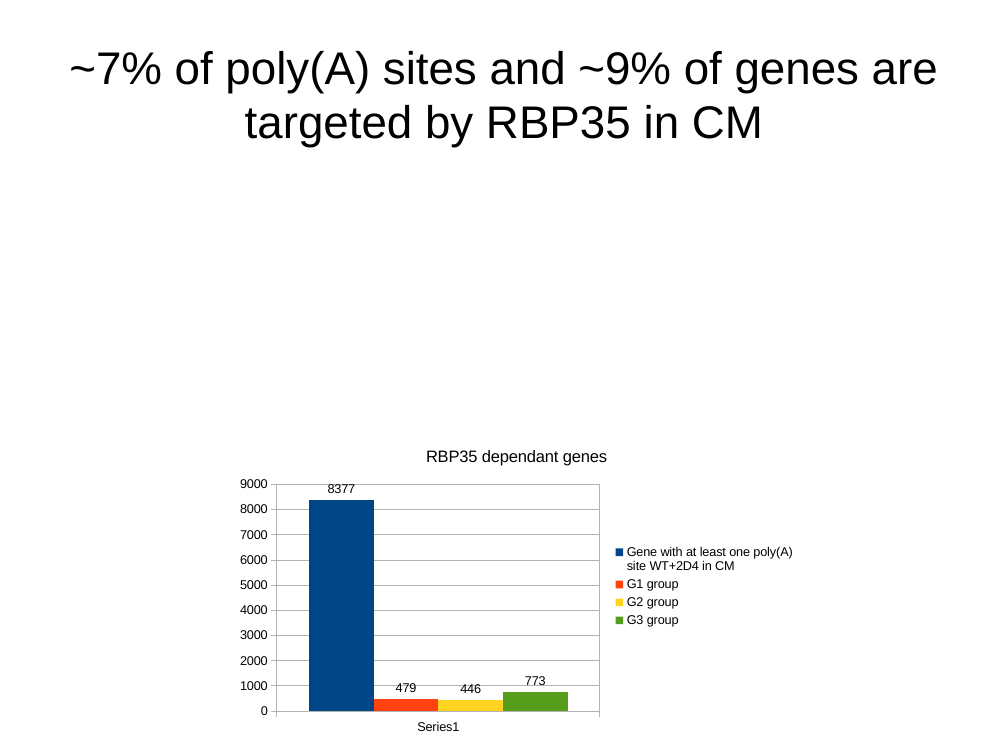
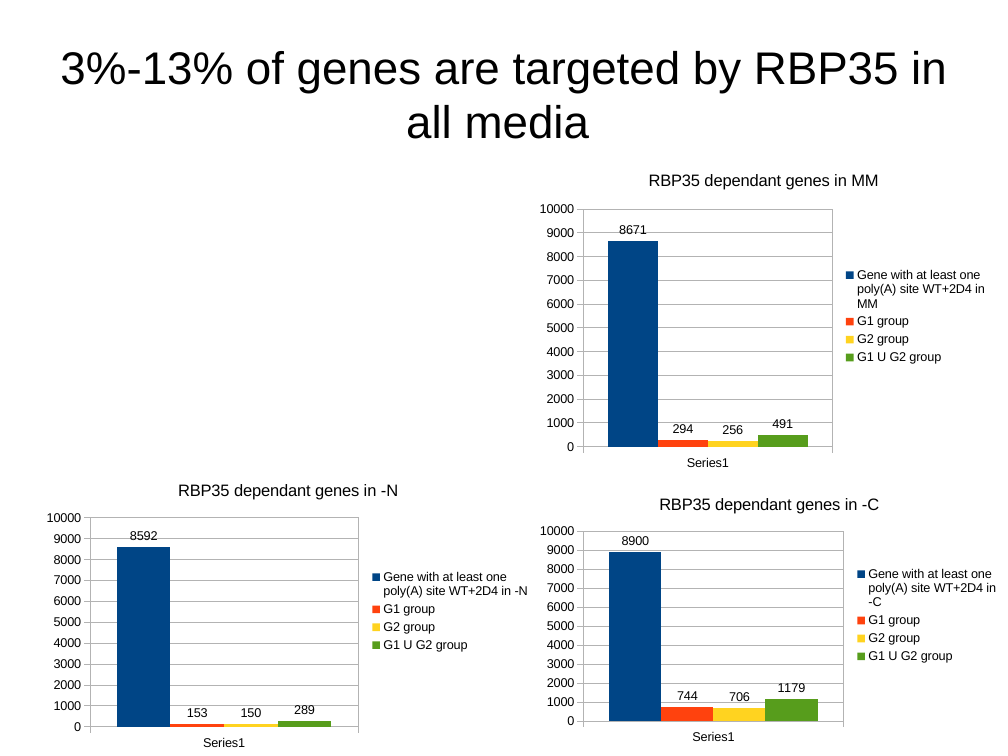
Before and after one commit to wilkinsonlab/m-oryzae-polya, a slide deck: slide 31 of doc/oryzae_presentation.odp (slide 30 before the commit). Drawn at 1008x756 pixels with LibreOffice and Linux fonts; fonts in the diff are those of the drawing. Boxes give left, top, right and bottom in pixels: in the first picture for what was removed or moved away, otherwise in the second. Text is boxed around its words. In the diff, an @@ line names an element or a change of style, - is before the commit and + after.

```diff
--- a/doc/oryzae_presentation.odp
+++ b/doc/oryzae_presentation.odp
@@ title at bbox=[60, 51, 947, 139]: text changed @@
-~7% of poly(A) sites and ~9% of genes are targeted by RBP35 in CM
+3%-13% of genes are targeted by RBP35 in all media
@@ column chart added at bbox=[531, 156, 997, 477] @@
+title "RBP35 dependant genes in MM"
+categories: 
+Gene with at least one poly(A) site WT+2D4 in MM: 8671
+G1 group: 294
+G2 group: 256
+G1 U G2 group: 491
@@ column chart at bbox=[37, 466, 540, 756] @@
@@ title "RBP35 dependant genes" to "RBP35 dependant genes in -N" @@
-Gene with at least one poly(A) site WT+2D4 in CM: 8377
+Gene with at least one poly(A) site WT+2D4 in -N: 8592
@@ G1 group, : 479 to 153 @@
@@ G2 group, : 446 to 150 @@
-G3 group: 773
+G1 U G2 group: 289
@@ column chart: place and size @@
-column chart at bbox=[229, 432, 805, 741]
+column chart at bbox=[37, 466, 540, 756]
@@ column chart added at bbox=[531, 481, 1008, 750] @@
+title "RBP35 dependant genes in -C"
+categories: 
+Gene with at least one poly(A) site WT+2D4 in -C: 8900
+G1 group: 744
+G2 group: 706
+G1 U G2 group: 1179
```
Also in this commit, not shown: 11 other slides changed, 1 slide added, 3 other files.
